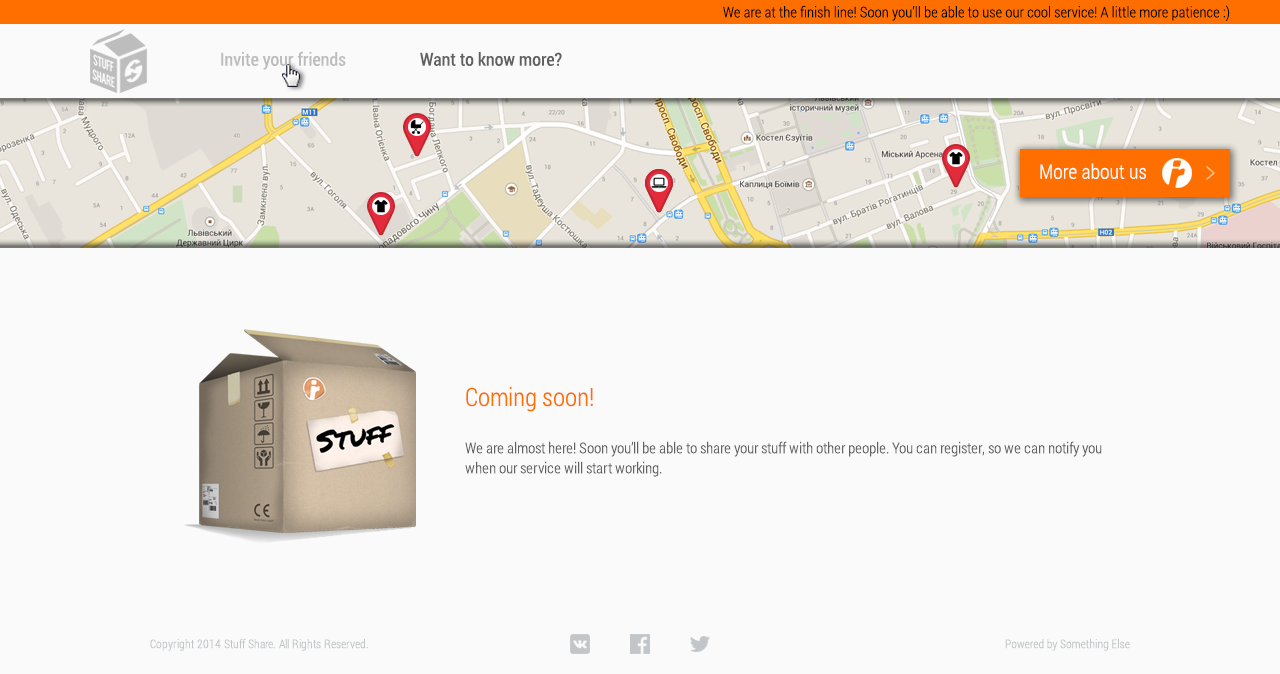
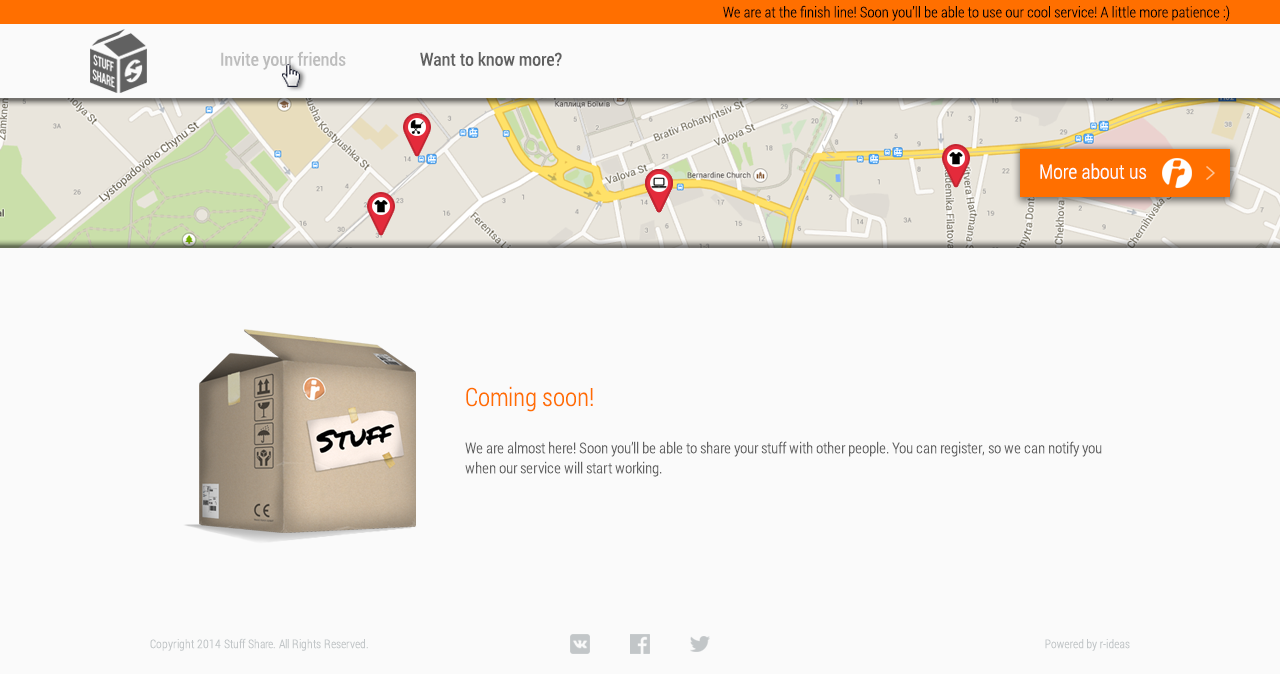
Before/after of a w=1280, h=674 layered artwork. What changed in the layer stack:
renamed "Powered by Something Else" to "Powered by r-ideas", painted on it over 1005, 639, 1130, 651
added layer "Map_alt" in group "More details section" over 0, 98, 1280, 248
